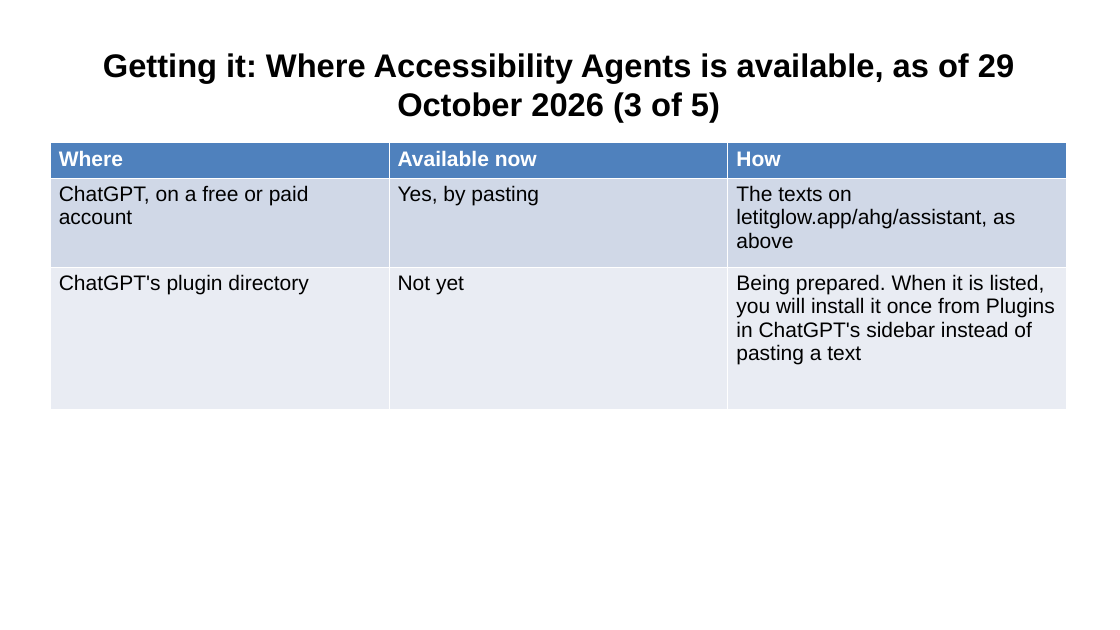
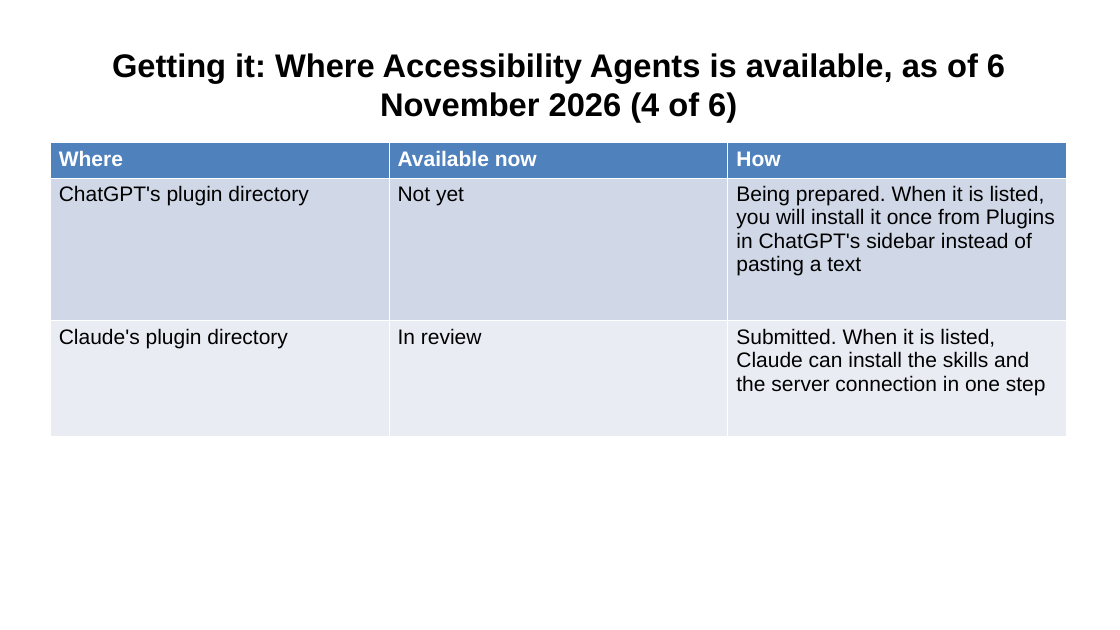
Before and after one commit to Community-Access/glow, a slide deck: slide 21 of docs/ahg-2026/kit/accessibility-agents.pptx (slide 18 before the commit). Drawn at 1120x630 pixels with LibreOffice and Linux fonts; fonts in the diff are those of the drawing. Boxes give left, top, right and bottom in pixels: in the first picture for what was removed or moved away, otherwise in the second. Text is boxed around its words. In the diff, an @@ line names an element or a change of style, - is before the commit and + after.

```diff
--- a/docs/ahg-2026/kit/accessibility-agents.pptx
+++ b/docs/ahg-2026/kit/accessibility-agents.pptx
@@ title at bbox=[112, 53, 1005, 122]: text changed @@
-Getting it: Where Accessibility Agents is available, as of 29 October 2026 (3 of 5)
+Getting it: Where Accessibility Agents is available, as of 6 November 2026 (4 of 6)
@@ table at bbox=[50, 143, 1066, 437] @@
-row 2: ChatGPT, on a free or paid account | Yes, by pasting | The texts on letitglow.app/ahg/assistant, as above
+row 3: Claude's plugin directory | In review | Submitted. When it is listed, Claude can install the skills and the server connection in one step
```
Also in this commit, not shown: 4 other slides changed, 3 slides added, 16 other files.
